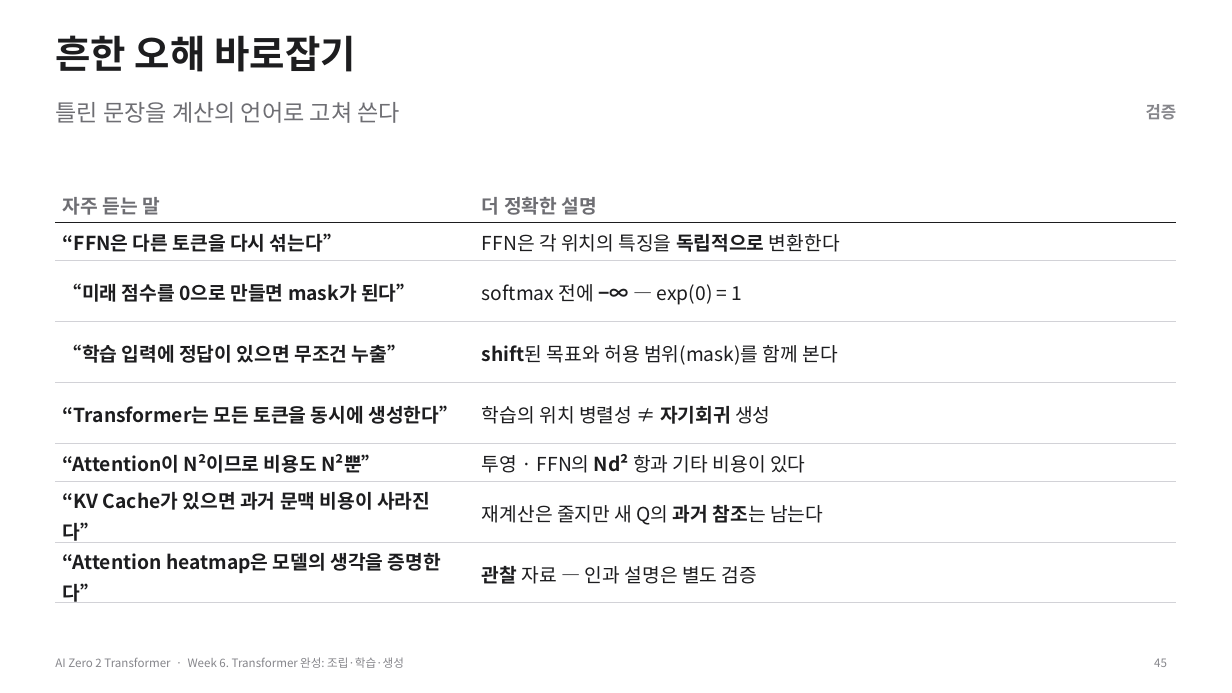
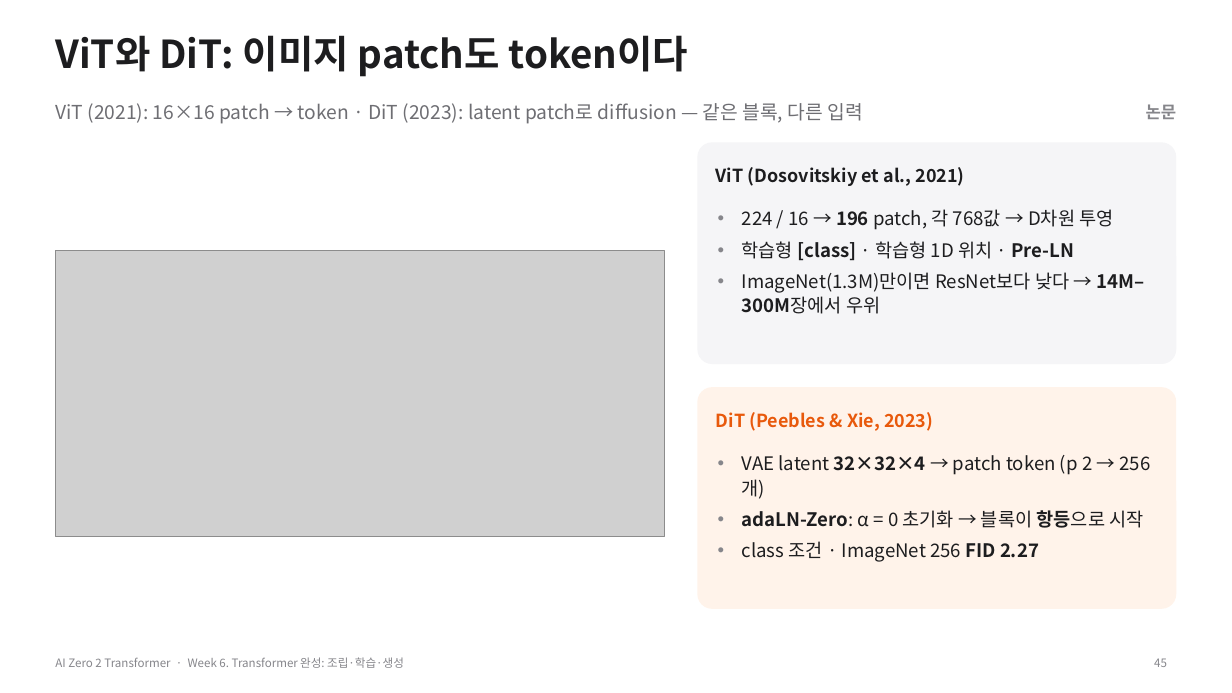
Before and after one commit to myunhh/AI-Zero-2-Transformers, a slide deck: slide 45 of lectures/week06_transformer_complete.pptx. Drawn at 1232x693 pixels with LibreOffice and Linux fonts; fonts in the diff are those of the drawing; grey boxes stand for pictures. Boxes give left, top, right and bottom in pixels: in the first picture for what was removed or moved away, otherwise in the second. Text is boxed around its words. In the diff, an @@ line names an element or a change of style, - is before the commit and + after.

```diff
--- a/lectures/week06_transformer_complete.pptx
+++ b/lectures/week06_transformer_complete.pptx
@@ title at (55, 35, 689, 77): text changed @@
-흔한 오해 바로잡기
+ViT와 DiT: 이미지 patch도 token이다
@@ text at (55, 103, 862, 124): text changed; size 18 to 15 pt @@
-틀린 문장을 계산의 언어로 고쳐 쓴다
+ViT (2021): 16×16 patch → token · DiT (2023): latent patch로 diffusion — 같은 블록, 다른 입력
@@ text at (1146, 104, 1177, 119): text changed @@
-검증
+논문
@@ rounded rectangle added at (698, 142, 1177, 364), fill #F5F5F7 @@
@@ text added at (716, 167, 964, 186), 14 pt, text #1D1D1F, bold @@
+ViT (Dosovitskiy et al., 2021)
@@ table removed at (55, 185, 1177, 607), 8 rows, 2 columns @@
-자주 듣는 말 | 더 정확한 설명
-“FFN은 다른 토큰을 다시 섞는다” | FFN은 각 위치의 특징을 독립적으로 변환한다
-“미래 점수를 0으로 만들면 mask가 된다” | softmax 전에 −∞ — exp(0) = 1
-“학습 입력에 정답이 있으면 무조건 누출” | shift된 목표와 허용 범위(mask)를 함께 본다
-“Transformer는 모든 토큰을 동시에 생성한다” | 학습의 위치 병렬성 ≠ 자기회귀 생성
-“Attention이 N²이므로 비용도 N²뿐” | 투영 · FFN의 Nd² 항과 기타 비용이 있다
-“KV Cache가 있으면 과거 문맥 비용이 사라진다” | 재계산은 줄지만 새 Q의 과거 참조는 남는다
-“Attention heatmap은 모델의 생각을 증명한다” | 관찰 자료 — 인과 설명은 별도 검증
@@ text added at (742, 209, 1144, 314), 14.5 pt, text #1D1D1F @@
+• 224 / 16 → 196 patch, 각 768값 → D차원 투영
+• 학습형 [class] · 학습형 1D 위치 · Pre-LN
+• ImageNet(1.3M)만이면 ResNet보다 낮다 → 14M–300M장에서 우위
@@ picture added at (55, 251, 665, 537) @@
@@ rounded rectangle added at (698, 387, 1177, 609), fill #FFF3EA @@
@@ text added at (716, 412, 933, 431), 14 pt, text #E8590C, bold @@
+DiT (Peebles & Xie, 2023)
@@ text added at (742, 455, 1143, 562), 14.5 pt, text #1D1D1F @@
+• VAE latent 32×32×4 → patch token (p 2 → 256개)
+• adaLN-Zero: α = 0 초기화 → 블록이 항등으로 시작
+• class 조건 · ImageNet 256 FID 2.27
```
Also in this commit, not shown: 27 other slides changed, 24 slides added, 18 slides removed, 11 other files.
